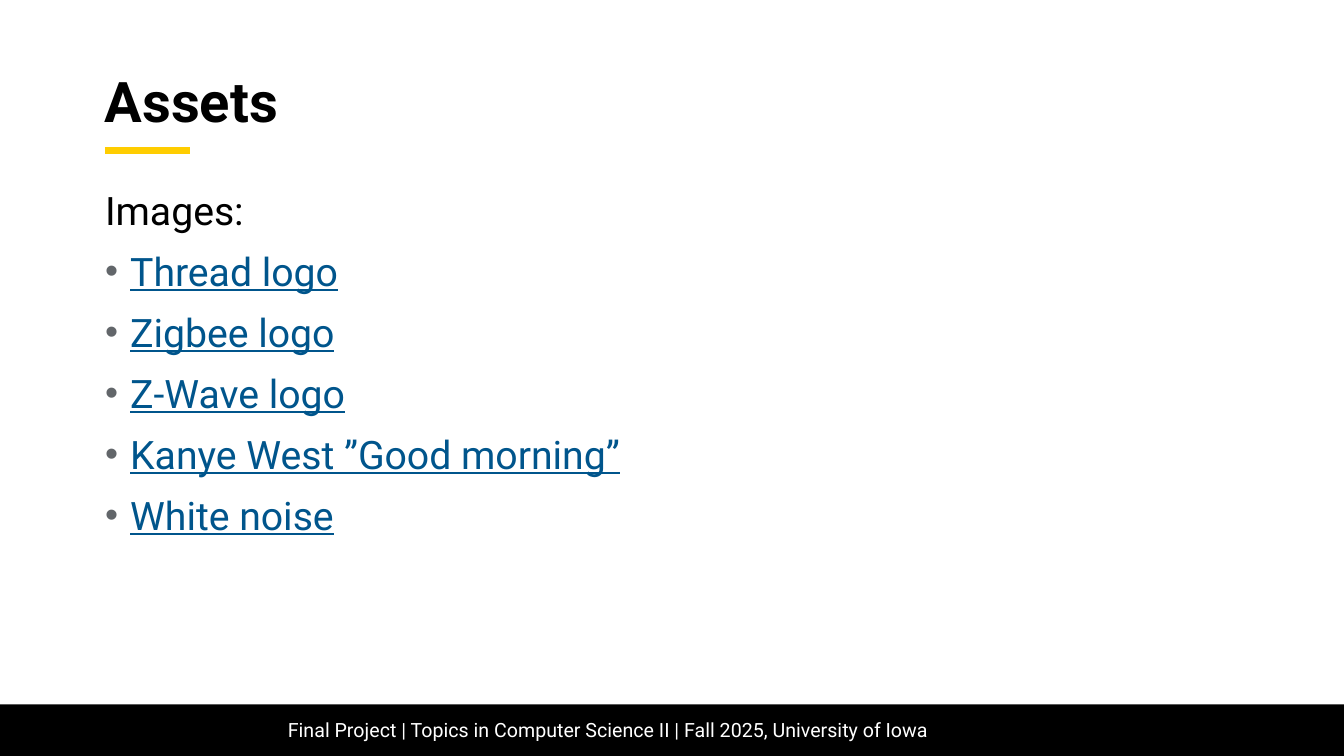
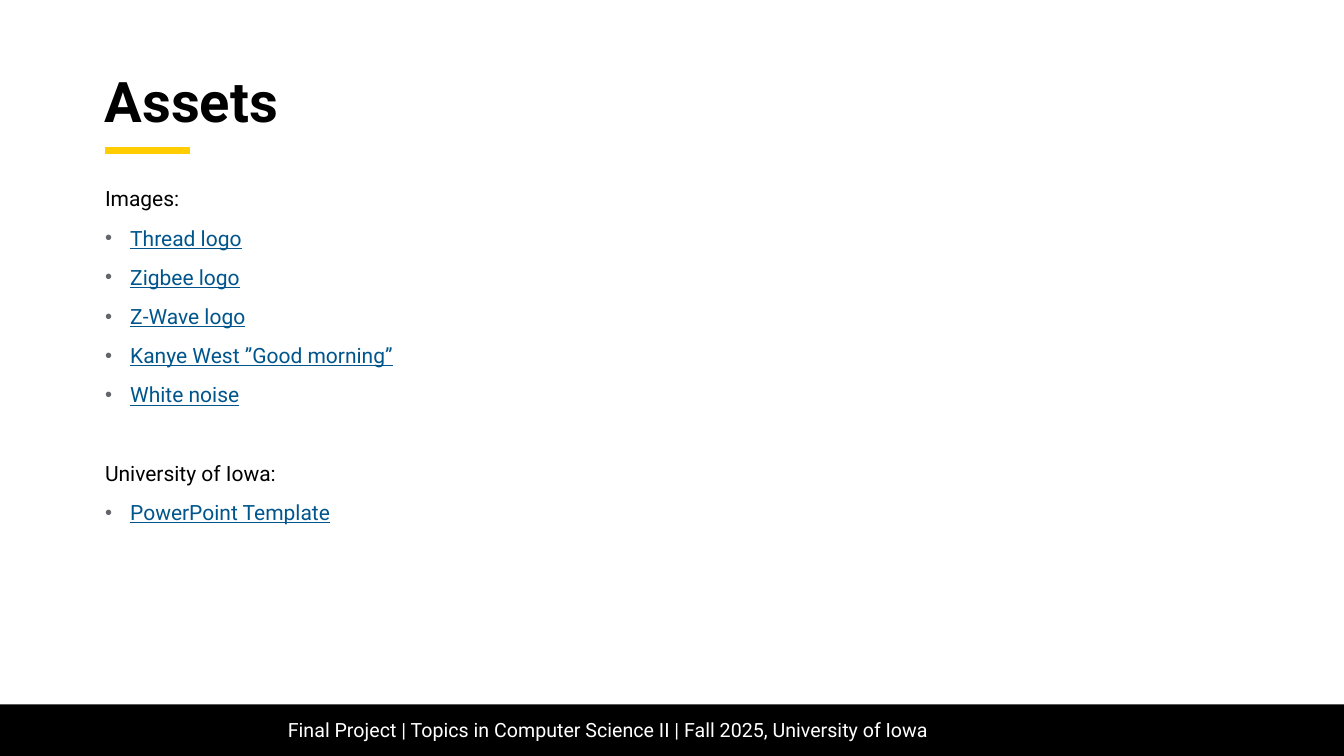
Before and after one commit to mattnkrueger/cs-4980--real-time-cyber-physical-systems, a slide deck: slide 66 of project/final_project-comparison_of_thread_zigbee_and_zwave_for_home_automation.pptx (slide 53 before the commit). Drawn at 1344x756 pixels with LibreOffice and Linux fonts; fonts in the diff are those of the drawing; background and template pictures are left out. Boxes give left, top, right and bottom in pixels: in the first picture for what was removed or moved away, otherwise in the second. Text is boxed around its words. In the diff, an @@ line names an element or a change of style, - is before the commit and + after.

```diff
--- a/project/final_project-comparison_of_thread_zigbee_and_zwave_for_home_automation.pptx
+++ b/project/final_project-comparison_of_thread_zigbee_and_zwave_for_home_automation.pptx
@@ text at [105, 191, 393, 406]: size 28 to 15 pt in "Images:", "Thread logo", "Zigbee logo", "Z-Wave logo" and 2 more places @@
@@ text at [105, 465, 330, 525]: paragraphs added @@
+University of Iowa:
+• PowerPoint Template
```
Also in this commit, not shown: 31 other slides changed, 20 slides added, 7 slides removed, 2 other files.
